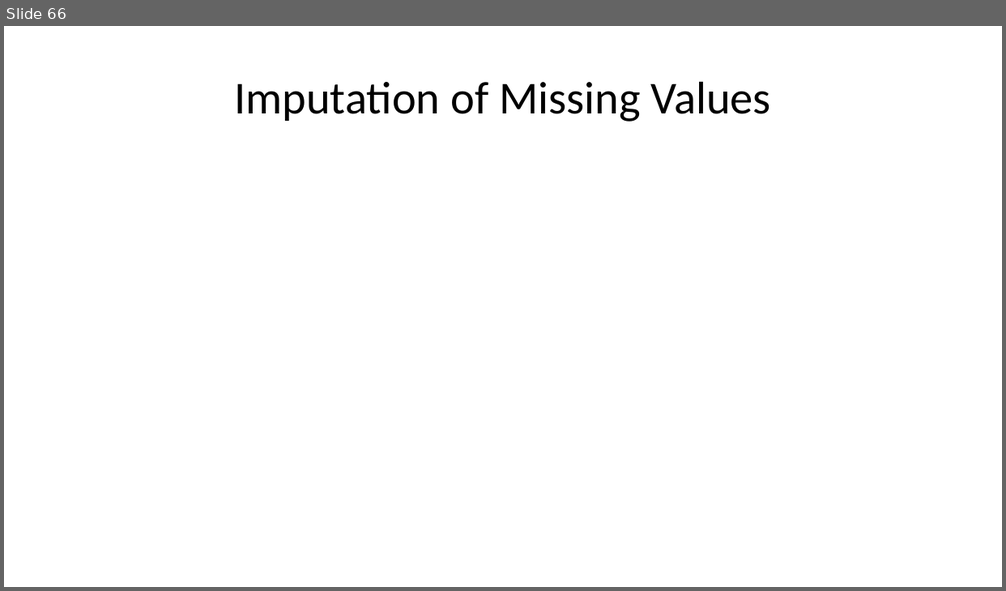
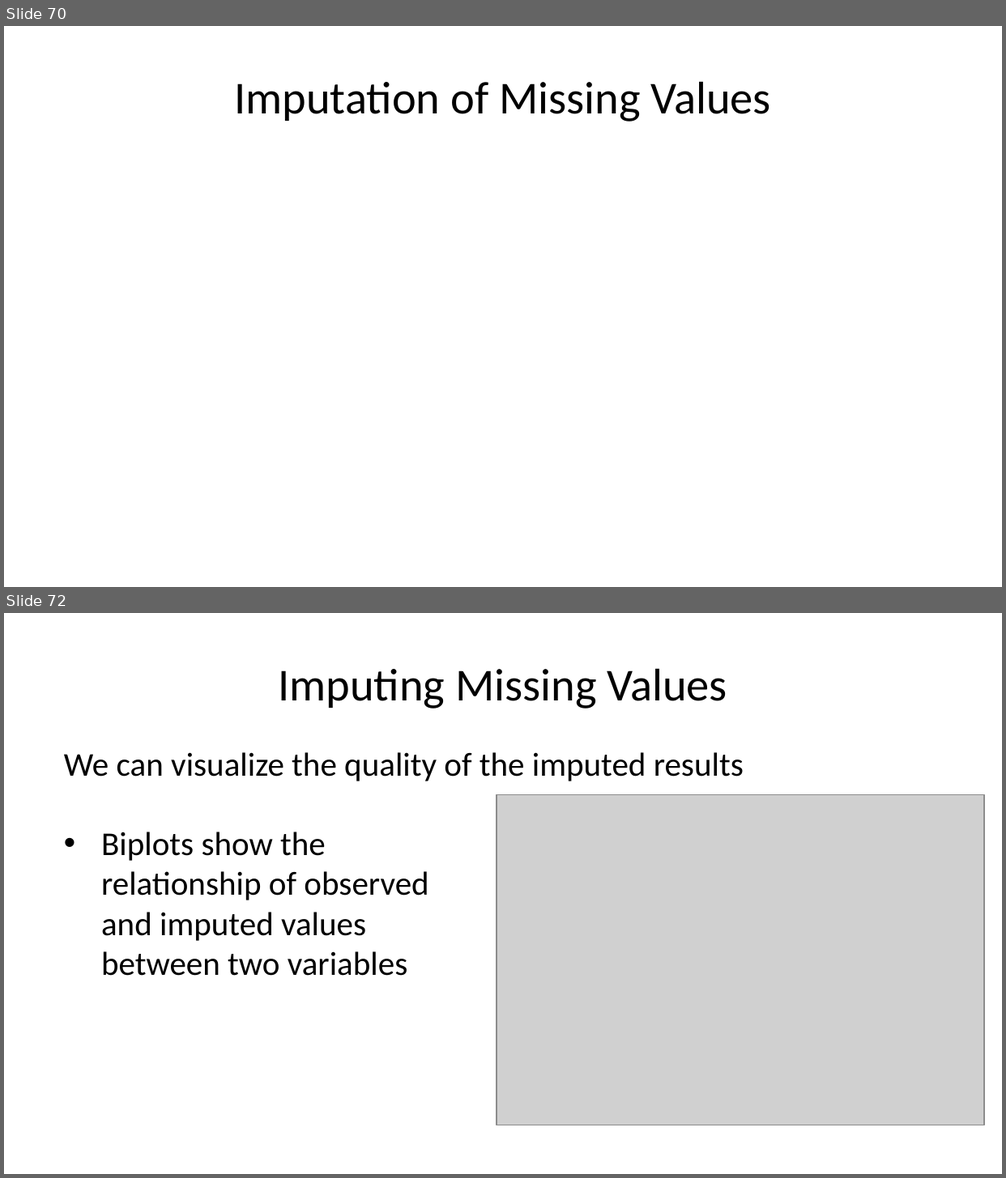
Before and after one commit to StephenElston/CSCI-E-83, a slide deck: LectureSlides/11_ModelsForMessyData.pptx. Shown one above the other, each under a label of ours: slide 66 before the commit, slides 70 and 72 after it; the slides between them are not shown. The pictures are 1006x591 and 1006x1178 pixels, drawn with LibreOffice and Linux fonts; fonts in the diff are those of the drawing; grey boxes stand for pictures. Boxes give left, top, right and bottom in pixels: in the first picture for what was removed or moved away, otherwise in the second. Text is boxed around its words. In the diff, an @@ line names an element or a change of style, - is before the commit and + after.

Commit message:
Added and edited slides on missing data impuation

```diff
--- a/LectureSlides/11_ModelsForMessyData.pptx
+++ b/LectureSlides/11_ModelsForMessyData.pptx
@@ slide 72 added at [4, 613, 1002, 1174], background #FFFFFF @@
@@ title added at [278, 668, 727, 709], 33 pt, text #000000 @@
+Imputing Missing Values
@@ text added at [64, 752, 744, 781], 24 pt, text #000000 @@
+We can visualize the quality of the imputed results
@@ picture added at [497, 794, 985, 1125] @@
@@ text added at [101, 832, 428, 976], 24 pt, text #000000 @@
+• Biplots show the relationship of observed and imputed values between two variables
@@ what was slide 66 is now slide 70 @@
```
Also in this commit, not shown: 1 slide changed, 6 other slides added.
